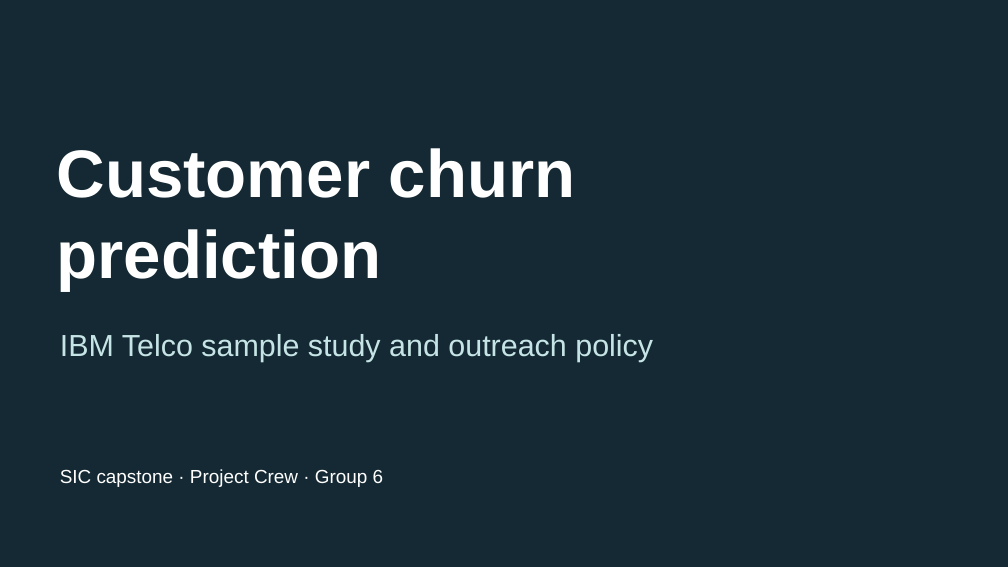
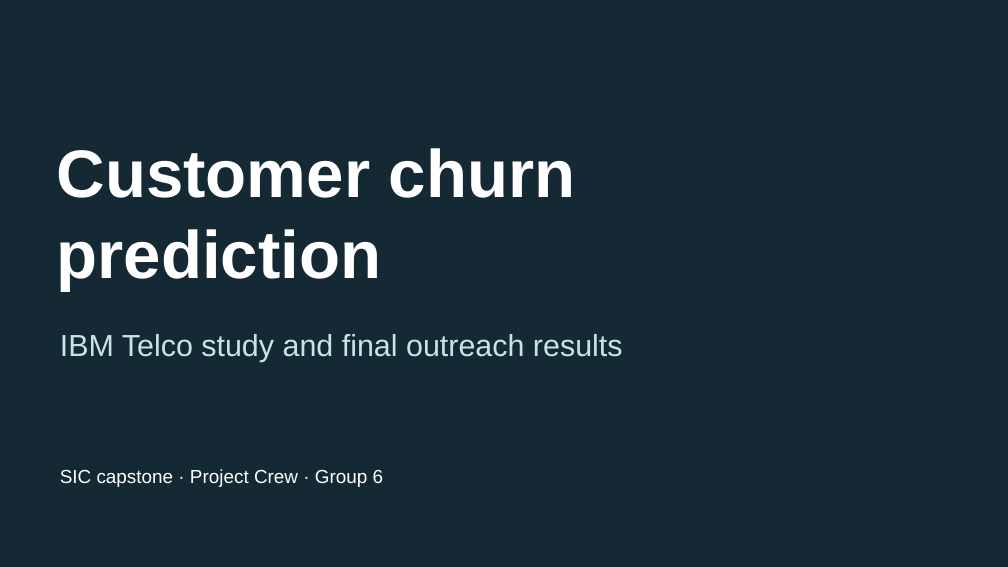
Before and after one commit to feras17009-stack/customer-churn-group-6, a slide deck: slide 1 of reports/churn_project_pitch.pptx. Drawn at 1008x567 pixels with LibreOffice and Linux fonts; fonts in the diff are those of the drawing. Boxes give left, top, right and bottom in pixels: in the first picture for what was removed or moved away, otherwise in the second. Text is boxed around its words. In the diff, an @@ line names an element or a change of style, - is before the commit and + after.

Commit message:
Update project report, pitch and work breakdown with IBM results

```diff
--- a/reports/churn_project_pitch.pptx
+++ b/reports/churn_project_pitch.pptx
@@ text at (60, 334, 623, 362): text changed @@
-IBM Telco sample study and outreach policy
+IBM Telco study and final outreach results
```
Also in this commit, not shown: 5 other slides changed, 2 other files.
